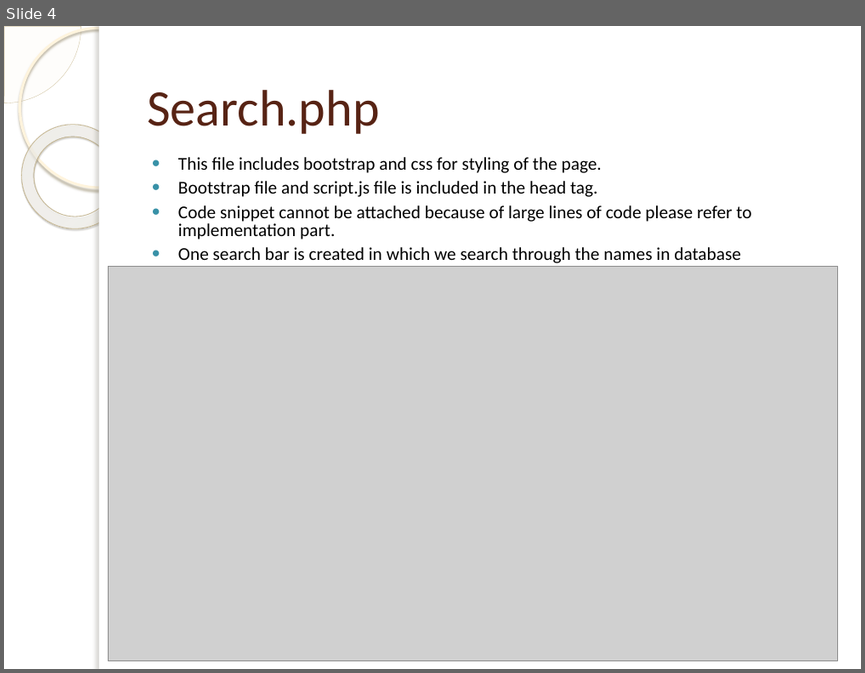
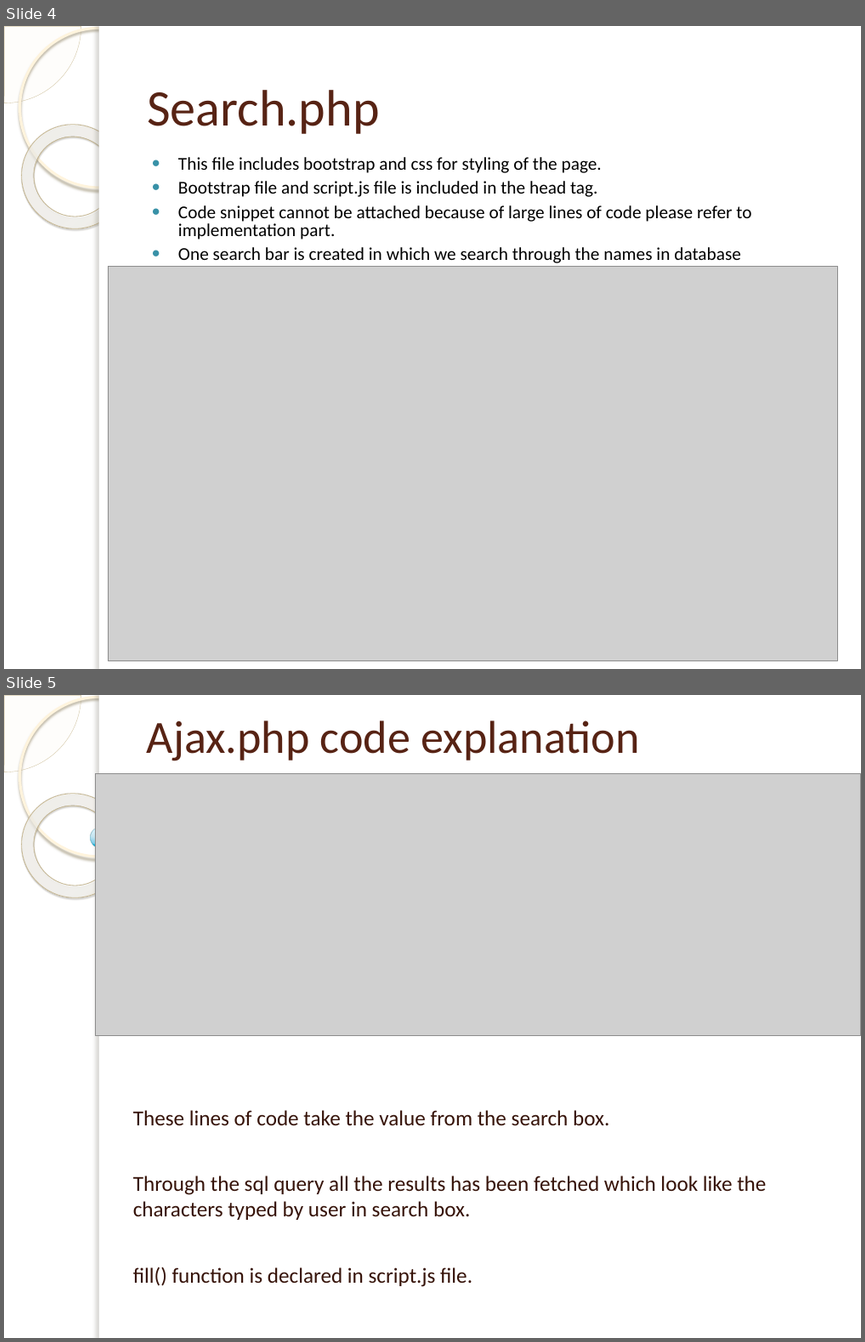
Before and after one commit to vasujain314/php-ajax-mysql-livesearching, a slide deck: PRESENTATION ON PHP AJAX LIVE SEARCHING.pptx. Shown one above the other, each under a label of ours: slide 4 before the commit, slides 4 and 5 after it. The pictures are 865x673 and 865x1342 pixels, drawn with LibreOffice and Linux fonts; fonts in the diff are those of the drawing; grey boxes stand for pictures; background and template pictures are left out. Boxes give left, top, right and bottom in pixels: in the first picture for what was removed or moved away, otherwise in the second. Text is boxed around its words. In the diff, an @@ line names an element or a change of style, - is before the commit and + after.

```diff
--- a/PRESENTATION ON PHP AJAX LIVE SEARCHING.pptx
+++ b/PRESENTATION ON PHP AJAX LIVE SEARCHING.pptx
@@ slide 5 added at box(4, 695, 861, 1338), background picture (left out); not listed: 5 template elements that a slide beside it also shows @@
@@ title added at box(147, 721, 640, 761), 38.7 pt, text #572314 @@
+Ajax.php code explanation
@@ picture added at box(95, 774, 861, 1036) @@
@@ ellipse added at box(91, 828, 110, 847), fill gradient #DAF4FF to #C3E3F0 to #6BC7E8 to #00ABD5, outline #308EA5 0.16 pt @@
@@ subtitle added at box(133, 1110, 766, 1287), 18 pt, text #361309 @@
+These lines of code take the value from the search box.
+Through the sql query all the results has been fetched which look like the characters typed by user in search box.
+fill() function is declared in script.js file.
```
Also in this commit, not shown: 1 other slide added, 3 other files.
